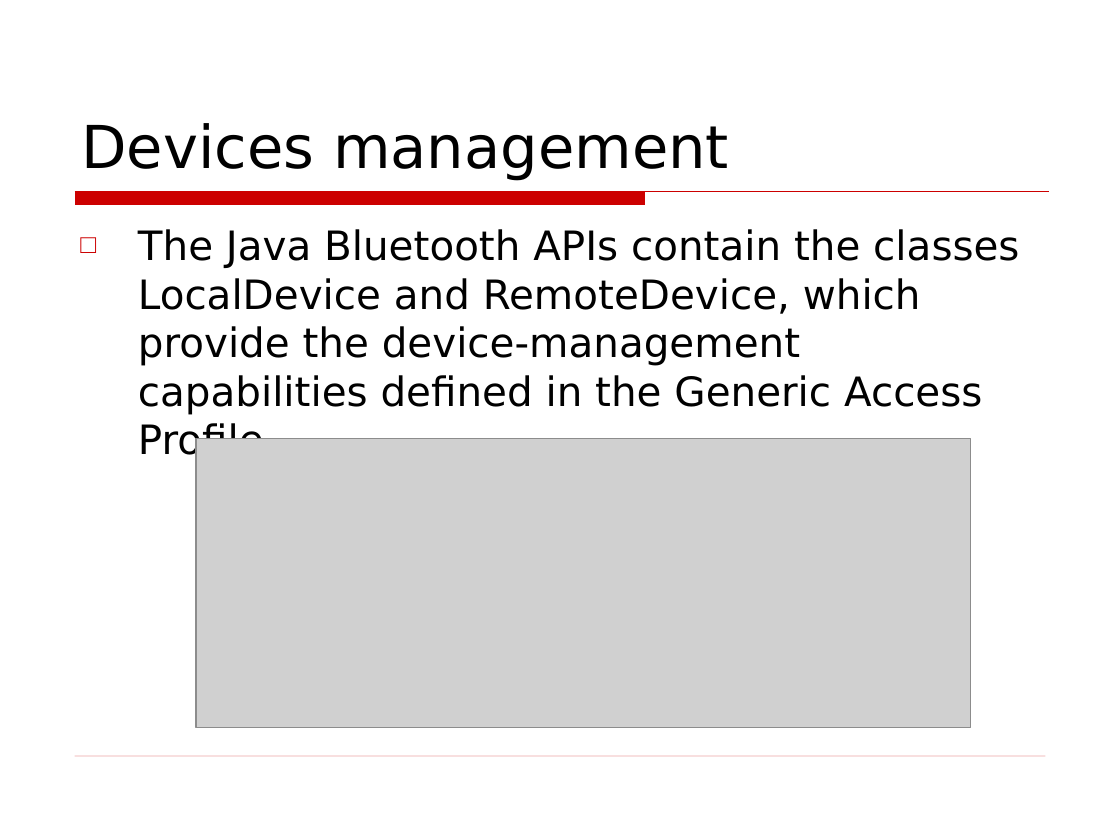
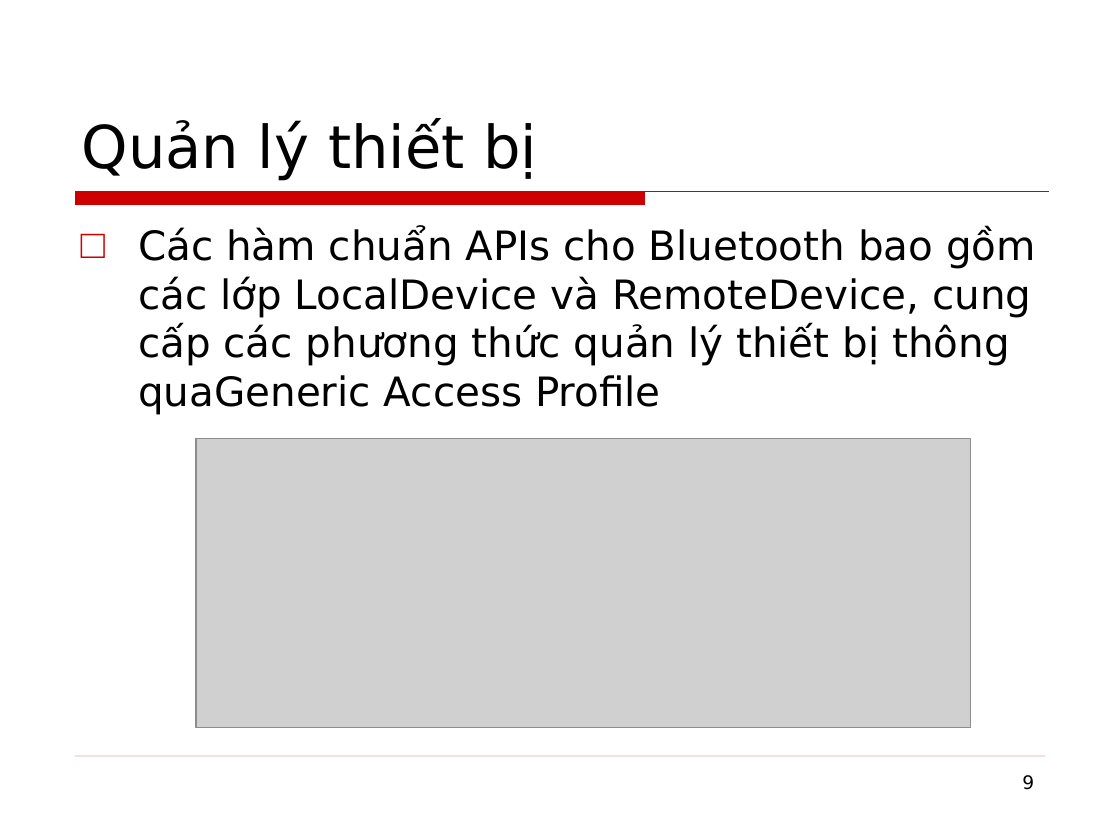
Before and after one commit to phamtuanchip/labs, a slide deck: slide 9 of M1304M-C1304M/j2me/slides/Session12.ppt. Drawn at 1120x840 pixels with LibreOffice and Linux fonts; fonts in the diff are those of the drawing; grey boxes stand for pictures; background and template pictures are left out. Boxes give left, top, right and bottom in pixels: in the first picture for what was removed or moved away, otherwise in the second. Text is boxed around its words. In the diff, an @@ line names an element or a change of style, - is before the commit and + after.

Commit message:
add bluetooth example

```diff
--- a/M1304M-C1304M/j2me/slides/Session12.ppt
+++ b/M1304M-C1304M/j2me/slides/Session12.ppt
@@ title at <box>82,120,537,181</box>: text changed @@
-Devices management
+Quản lý thiết bị
@@ text at <box>138,227,1036,415</box>: text changed @@
-□ The Java Bluetooth APIs contain the classes LocalDevice and RemoteDevice, which provide the device-management capabilities defined in the Generic Access Profile
+□ Các hàm chuẩn APIs cho Bluetooth bao gồm các lớp LocalDevice và RemoteDevice, cung cấp các phương thức quản lý thiết bị thông quaGeneric Access Profile
@@ page number at <box>1022,775,1034,790</box>: text colour #FFFFFF to #000000 @@
```
Also in this commit, not shown: 8 other slides changed, 8 slides added, 8 slides removed, 49 other files.
